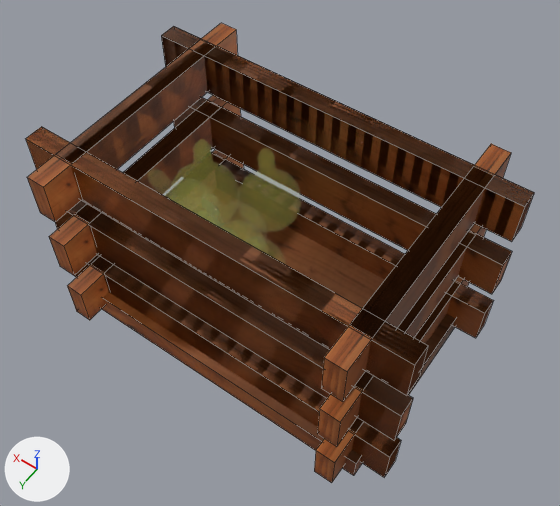
Before and after pictures for a commit that changed the FBX model Assets/Models/caja.fbx.
Camera for both pictures: a 50 mm camera at (-5.05, 6.87, 12.35) aimed at (-0.31, 0.24, 1.93). Every picture has the same lights, and +X, +Y and +Z are marked at lower left. Mesh edges are drawn as thin lines on the coarser meshes. Where no turn or scale is listed for an object, it has been applied to the vertices.

The first picture shows 'Cube.000', 'light_bulb.003'.
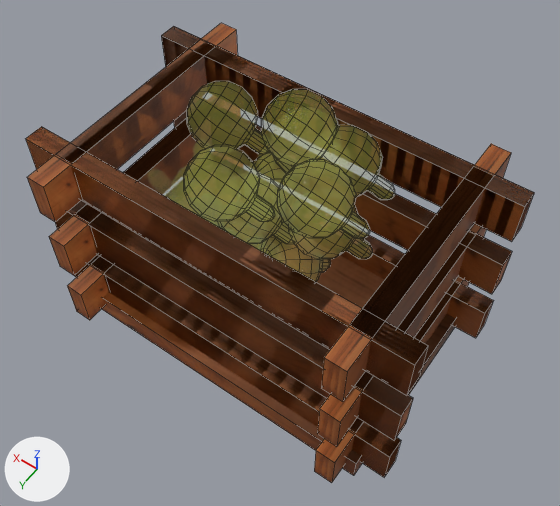
Pixel boxes (x1, y1, x2, y2) of what changed, in the pictures (560 x 506 px):
'light_bulb.000', added (yellow): after (184, 81, 395, 282)
'light_bulb.003', unchanged, covered by the edit: before (140, 139, 302, 326); after (140, 142, 270, 326)

Edits to the bpy script that builds the scene:
```text
Add me_sphere_000:
    me_sphere_000.from_pydata(...)  # 1770 vertices, 1770 faces; spans x -1.8..1.93, y -0.62..2.24, z -2.3..1.33
    me_sphere_000.materials.append(mat_bulb)  # yellow #e1e723
Add ob_light_bulb_000:
    ob_light_bulb_000 = bpy.data.objects.new('light_bulb.000', me_sphere_000)
    ob_light_bulb_000.location = (0.0, -0.97, 3.37)
```
